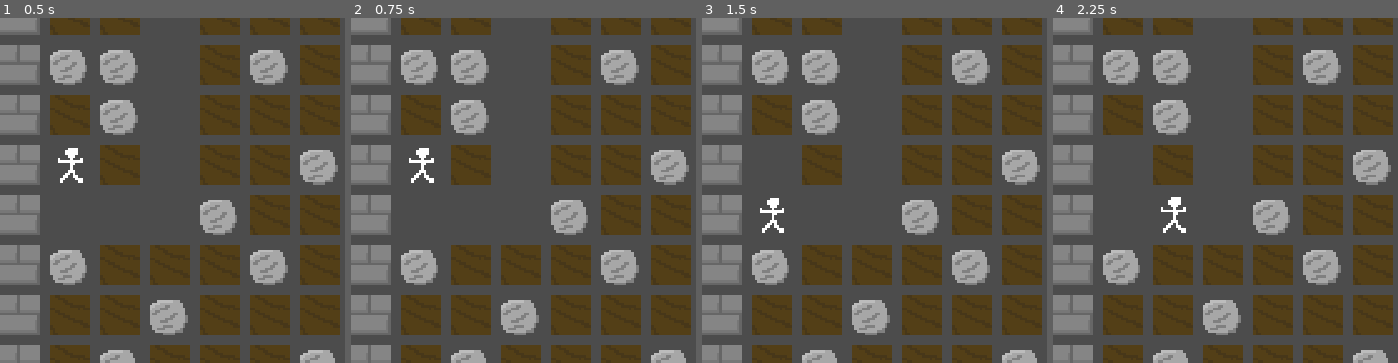
Above: before the commit, frames 1-4 (left to right).
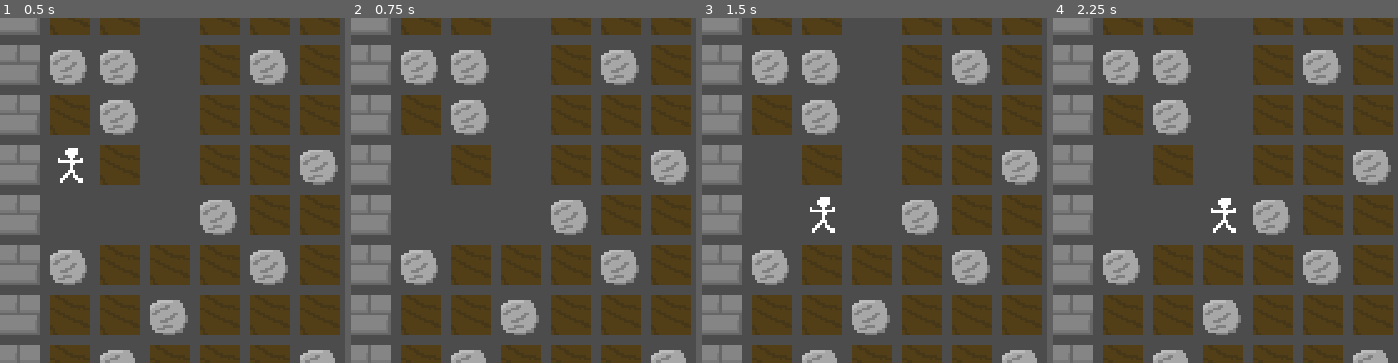
Above: after the commit, the same moments.

Repository: archfan7411/LD46
Game: Godot game, scene res://Level.tscn
Same seed, same stepped clock (60 frames per second), same inputs: the game is played once before the commit and once after it. The project has no main scene, so this scene is started directly.
Inputs:
- Up to frame 1 (0.5 s): no input
- Up to frame 2 (0.75 s): tap Enter at 0.5 s; hold D (right) from 0.53 s (still down); tap Ctrl (dig) at 0.6 s
- Up to frame 3 (1.5 s): tap Space at 1.25 s; release D (right) at 1.28 s; hold S (down) from 1.28 s (still down); tap Ctrl (dig) at 1.35 s
- Up to frame 4 (2.25 s): tap Enter at 2 s; release S (down) at 2.03 s; hold D (right) from 2.03 s (still down); tap Ctrl (dig) at 2.1 s
The pictures show only the part of the screen within x 0-50%, y 18-68%; the shares and areas given below are measured in that part.

Frame 1 is identical in both runs. In frame 2, 0.3% of the frame differs, in the area x 16-25%, y 37-48%; in frame 3, 0.5%; in frame 4, 0.6%, in the area x 31-54%, y 51-63%.

Commit message:
Separate player and enemy from map storage

Diff:
--- a/Level.gd
+++ b/Level.gd
@@ -5,7 +5,6 @@
 
 var state = null
 var State = load("State.gd")
-var Player = load("Player.gd")
 
 var map_desc = {
 	" " : preload("res://Empty.tscn"), # empty
@@ -16,6 +15,9 @@
 	"I" : preload("res://Enemy.tscn"), # Enemy
 	"#" : preload("res://Wall.tscn"), # wall
 }
+
+var player = null
+var enemy = null
 
 func load_level_file(filename):
 	var lines = []
@@ -30,12 +32,16 @@
 		for x in range(len(lines[0])):
 			var tile_str = lines[y][x]
 			var new_instance = map_desc[tile_str].instance()
+			if new_instance.type == "Player":
+				player = new_instance
+			elif new_instance.type == "Enemy":
+				enemy = new_instance
+			else:
+				row.append(new_instance)
 			new_instance.global_position = Vector2(x * SPACE, y * SPACE)
 			self.add_child(new_instance)
-			row.append(new_instance)
 		lvl_map.append(row)
-	var plr = Player.new()
-	state = State.new(lvl_map, plr)
+	state = State.new(lvl_map, player, enemy)
 	OS.window_size = Vector2((len(lines)*SPACE)-BUFFER, (len(lines[0])*SPACE)-BUFFER)
 
 func _ready():
--- a/Player.gd
+++ b/Player.gd
@@ -26,6 +26,7 @@
 		pos = Vector2(pos.x+1, pos.y)
 		if state.get_type(pos) == "Empty":
 			self.translate(Vector2(speed, 0))
+	state.player_pos = get_pos()
 
 func get_pos():
 	var pos = self.global_position
--- a/State.gd
+++ b/State.gd
@@ -2,11 +2,16 @@
 
 var level_map = null
 var player = null
+var enemy = null
 var player_speed = 50
 
-func _init(lvlmap, plr):
+var player_pos = Vector2()
+var enemy_pos = Vector2()
+
+func _init(lvlmap, plr, enm):
 	level_map = lvlmap
 	player = plr
+	enemy = enm
 
 func get_type(pos):
 	print(level_map[pos.y][pos.x].type)
